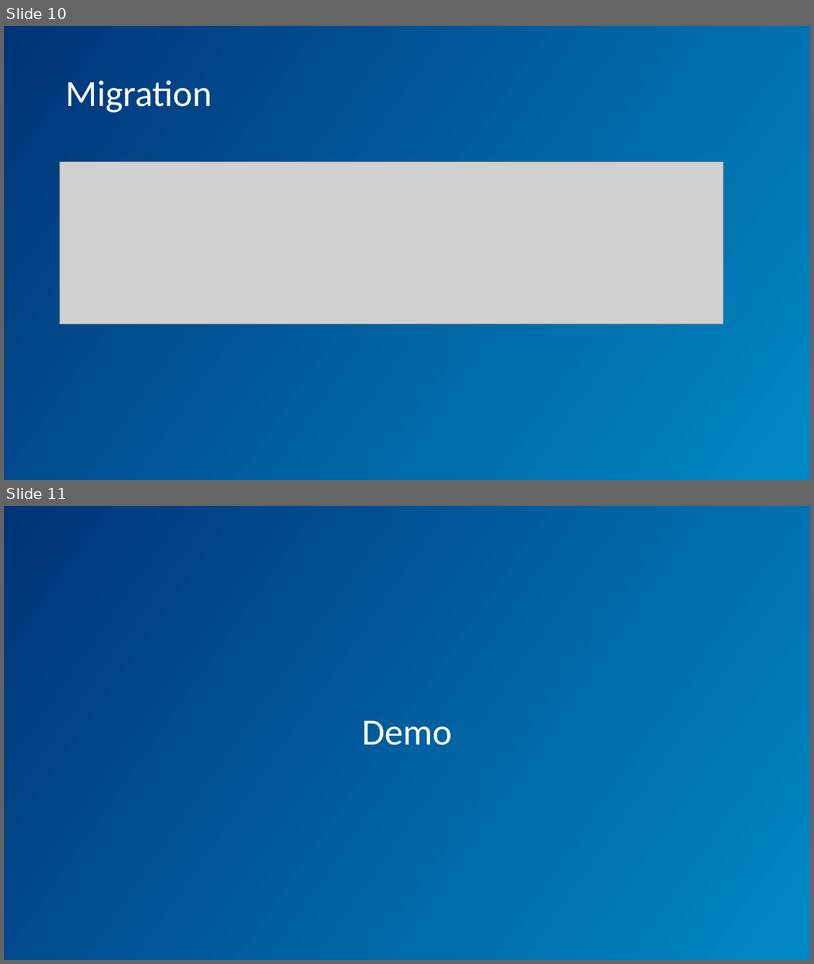
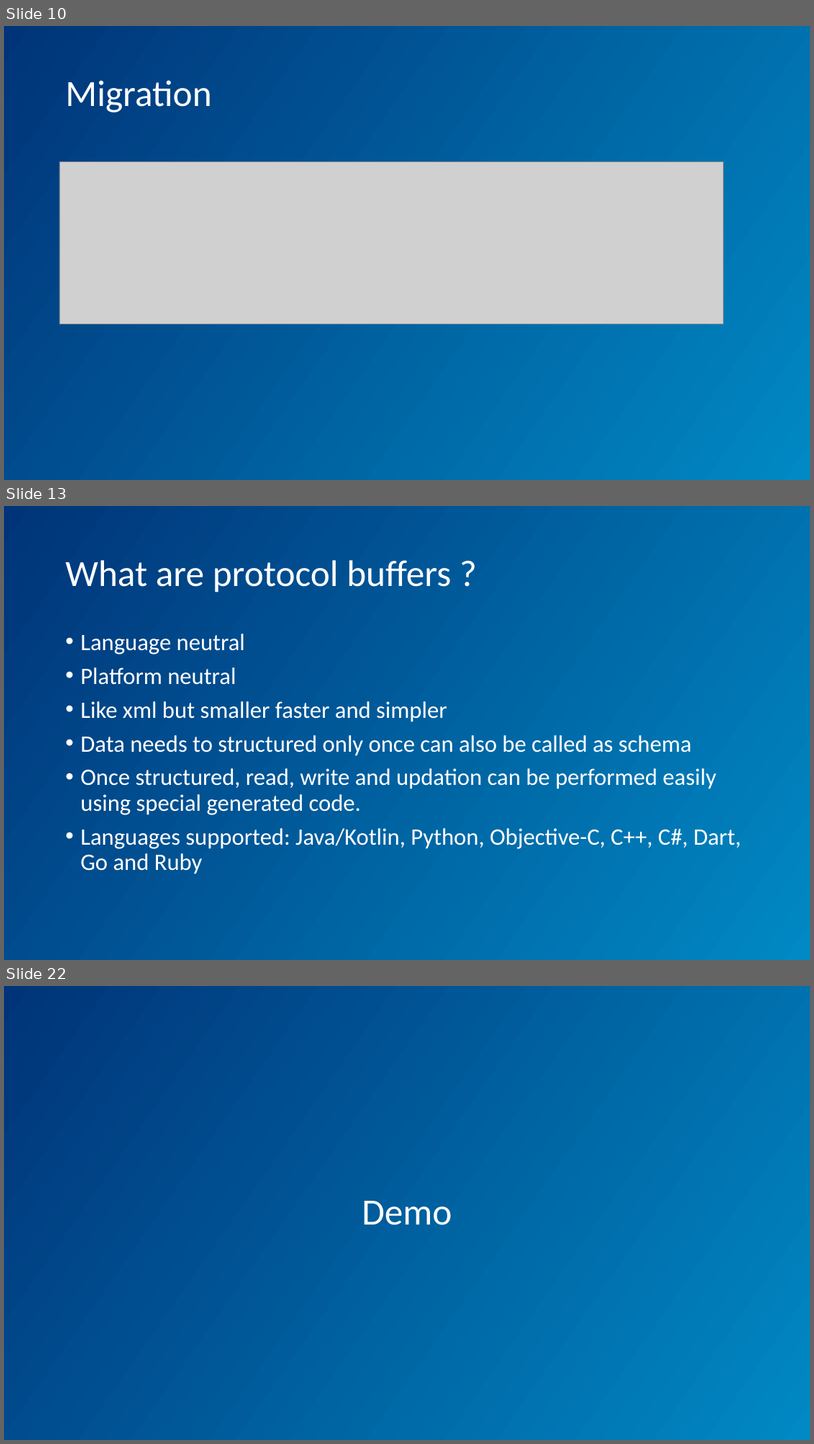
Before and after one commit to pratik-philips/DataStore-Android-Demo, a slide deck: DataStore.pptx. Shown one above the other, each under a label of ours: slides 10 and 11 before the commit, slides 10, 13 and 22 after it; the slides between them are not shown. The pictures are 814x964 and 814x1444 pixels, drawn with LibreOffice and Linux fonts; fonts in the diff are those of the drawing; grey boxes stand for pictures; background and template pictures are left out. Boxes give left, top, right and bottom in pixels: in the first picture for what was removed or moved away, otherwise in the second. Text is boxed around its words. In the diff, an @@ line names an element or a change of style, - is before the commit and + after.

```diff
--- a/DataStore.pptx
+++ b/DataStore.pptx
@@ slide 13 added at (4, 506, 810, 960), background gradient #003478 to #0089C4 @@
@@ title added at (65, 560, 451, 592), 44 pt, text #FFFFFF @@
+What are protocol buffers ?
@@ text added at (80, 633, 741, 874), 28 pt, text #FFFFFF @@
+• Language neutral
+• Platform neutral
+• Like xml but smaller faster and simpler
+• Data needs to structured only once can also be called as schema
+• Once structured, read, write and updation can be performed easily using special generated code.
+• Languages supported: Java/Kotlin, Python, Objective-C, C++, C#, Dart, Go and Ruby
@@ what was slide 11 is now slide 22 @@
```
Also in this commit, not shown: 1 slide changed, 10 other slides added, 4 other files.
